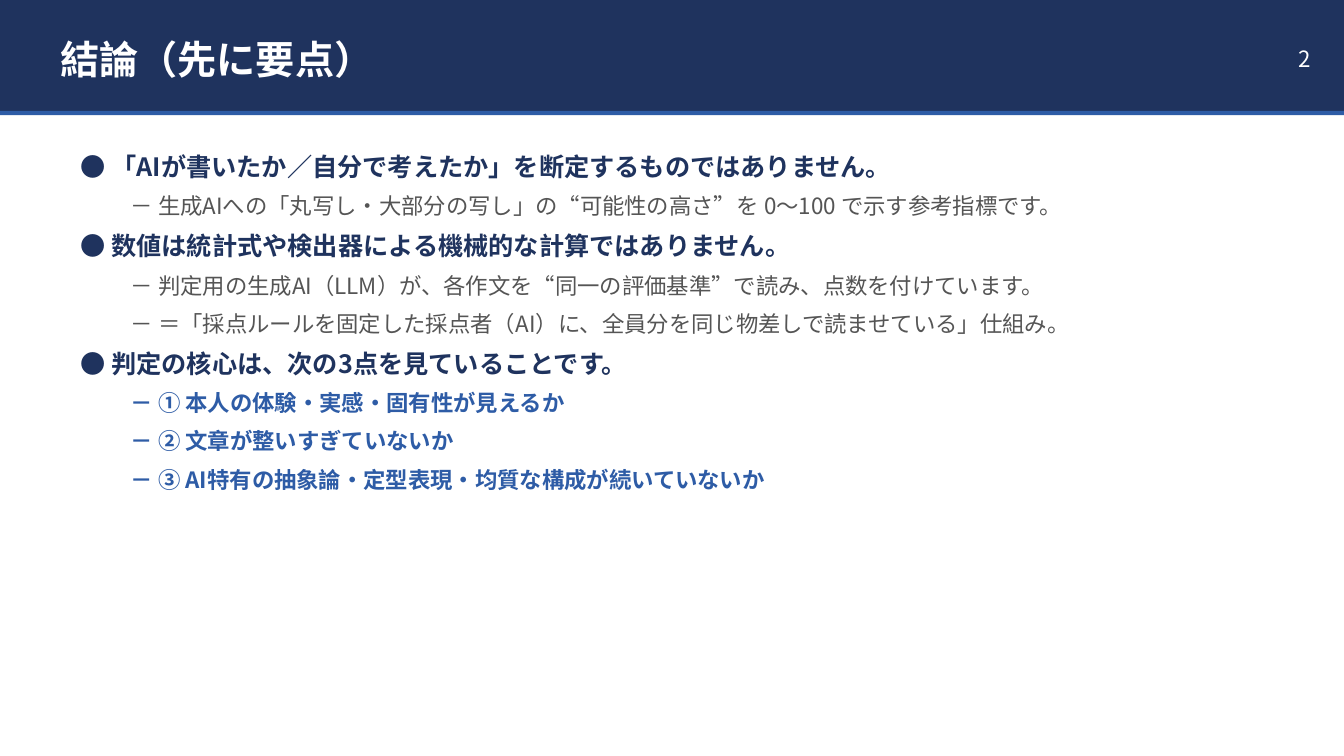
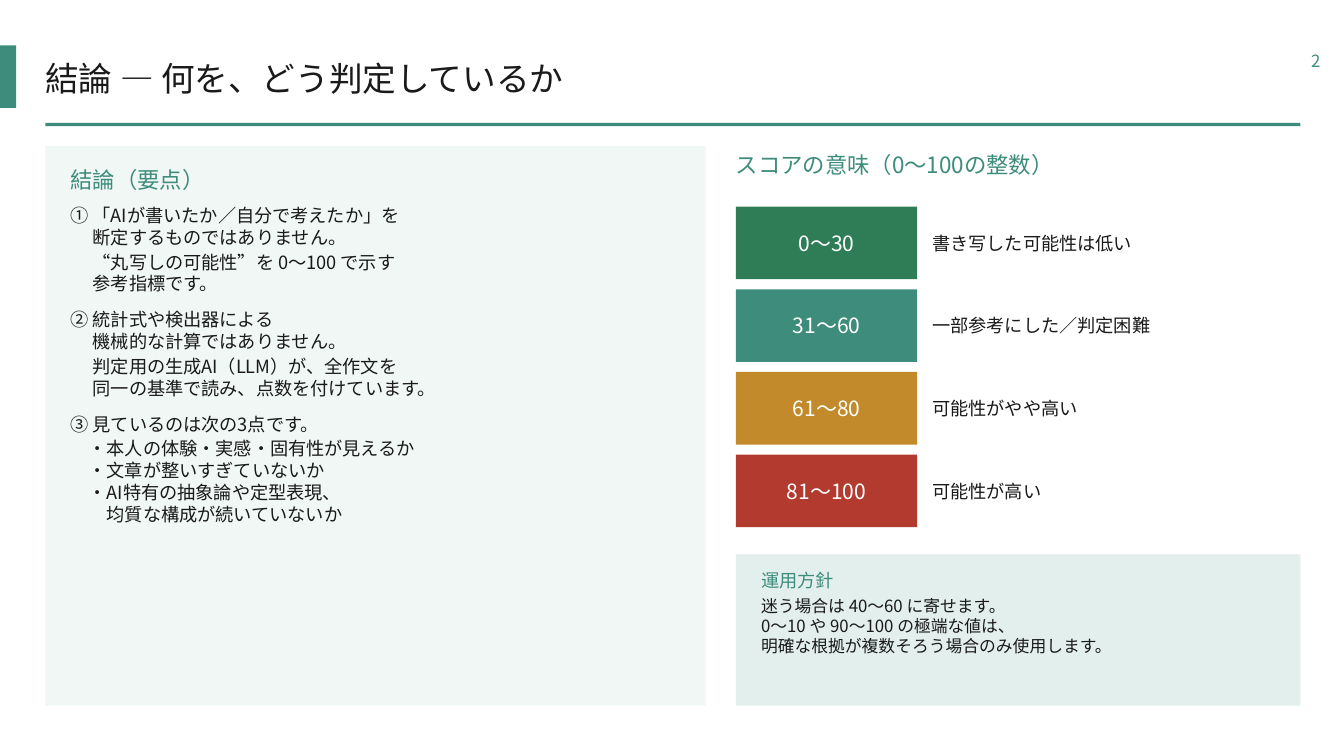
Before and after one commit to mayuyotsuya69-bit/stunning-guacamole, a slide deck: slide 2 of AI関与スコア_算出方法_説明資料.pptx. Drawn at 1344x756 pixels with LibreOffice and Linux fonts; fonts in the diff are those of the drawing. Boxes give left, top, right and bottom in pixels: in the first picture for what was removed or moved away, otherwise in the second. Text is boxed around its words. In the diff, an @@ line names an element or a change of style, - is before the commit and + after.

```diff
--- a/AI関与スコア_算出方法_説明資料.pptx
+++ b/AI関与スコア_算出方法_説明資料.pptx
@@ rectangle removed at box(0, 0, 1344, 111) @@
@@ rectangle added at box(0, 45, 16, 108), fill #3E8C7C @@
@@ text removed at box(60, 40, 373, 78) @@
-結論（先に要点）
@@ text "2": place and size @@
-text "2" at box(1298, 50, 1310, 67)
+text "2" at box(1311, 54, 1320, 67)
@@ text "2" at box(1311, 54, 1320, 67): size 16 to 12 pt, text colour #FFFFFF to #3E8C7C; more space between paragraphs; vertical alignment middle to top @@
@@ text added at box(45, 62, 563, 94), 24 pt, text #1A1A1A @@
+結論 — 何を、どう判定しているか
@@ rectangle: place and size @@
-rectangle at box(0, 111, 1344, 115)
+rectangle at box(45, 123, 1301, 126)
@@ rectangle at box(45, 123, 1301, 126): fill #2E5CA6 to #3E8C7C @@
@@ rectangle added at box(45, 146, 706, 706), fill #F1F7F5 @@
@@ text at box(71, 169, 436, 523): text changed; size 16 to 13 pt; text colour #555555 to #1A1A1A; bold off @@
-● 「AIが書いたか／自分で考えたか」を断定するものではありません。
-  － 生成AIへの「丸写し・大部分の写し」の“可能性の高さ”を 0〜100 で示す参考指標です。
-● 数値は統計式や検出器による機械的な計算ではありません。
-  － 判定用の生成AI（LLM）が、各作文を“同一の評価基準”で読み、点数を付けています。
-  － ＝「採点ルールを固定した採点者（AI）に、全員分を同じ物差しで読ませている」仕組み。
-● 判定の核心は、次の3点を見ていることです。
-  － ① 本人の体験・実感・固有性が見えるか
-  － ② 文章が整いすぎていないか
-  － ③ AI特有の抽象論・定型表現・均質な構成が続いていないか
+結論（要点）
+① 「AIが書いたか／自分で考えたか」を
+断定するものではありません。
+“丸写しの可能性”を 0〜100 で示す
+参考指標です。
+② 統計式や検出器による
+機械的な計算ではありません。
+判定用の生成AI（LLM）が、全作文を
+同一の基準で読み、点数を付けています。
+③ 見ているのは次の3点です。
+・本人の体験・実感・固有性が見えるか
+・文章が整いすぎていないか
+・AI特有の抽象論や定型表現、
+均質な構成が続いていないか
@@ text added at box(736, 154, 1054, 175), 16 pt, text #3E8C7C @@
+スコアの意味（0〜100の整数）
@@ rectangle added at box(736, 207, 918, 279), fill #2E7D57 @@
@@ text added at box(799, 235, 855, 252), 15 pt, text #FFFFFF @@
+0〜30
@@ text added at box(932, 234, 1132, 252), 13 pt, text #1A1A1A @@
+書き写した可能性は低い
@@ rectangle added at box(736, 289, 918, 362), fill #3E8C7C @@
@@ text added at box(793, 317, 861, 334), 15 pt, text #FFFFFF @@
+31〜60
@@ text added at box(932, 316, 1150, 334), 13 pt, text #1A1A1A @@
+一部参考にした／判定困難
@@ rectangle added at box(736, 372, 918, 445), fill #C28A2B @@
@@ text added at box(793, 400, 861, 417), 15 pt, text #FFFFFF @@
+61〜80
@@ text added at box(932, 399, 1077, 417), 13 pt, text #1A1A1A @@
+可能性がやや高い
@@ rectangle added at box(736, 455, 918, 527), fill #B33A2E @@
@@ text added at box(787, 483, 866, 500), 15 pt, text #FFFFFF @@
+81〜100
@@ text added at box(932, 482, 1041, 500), 13 pt, text #1A1A1A @@
+可能性が高い
@@ rectangle added at box(736, 555, 1301, 706), fill #E2EFEC @@
@@ text added at box(761, 572, 1112, 654), 12 pt, text #1A1A1A @@
+運用方針
+迷う場合は 40〜60 に寄せます。
+0〜10 や 90〜100 の極端な値は、
+明確な根拠が複数そろう場合のみ使用します。
```
Also in this commit, not shown: 5 other slides changed, 4 slides removed, 3 other files.
